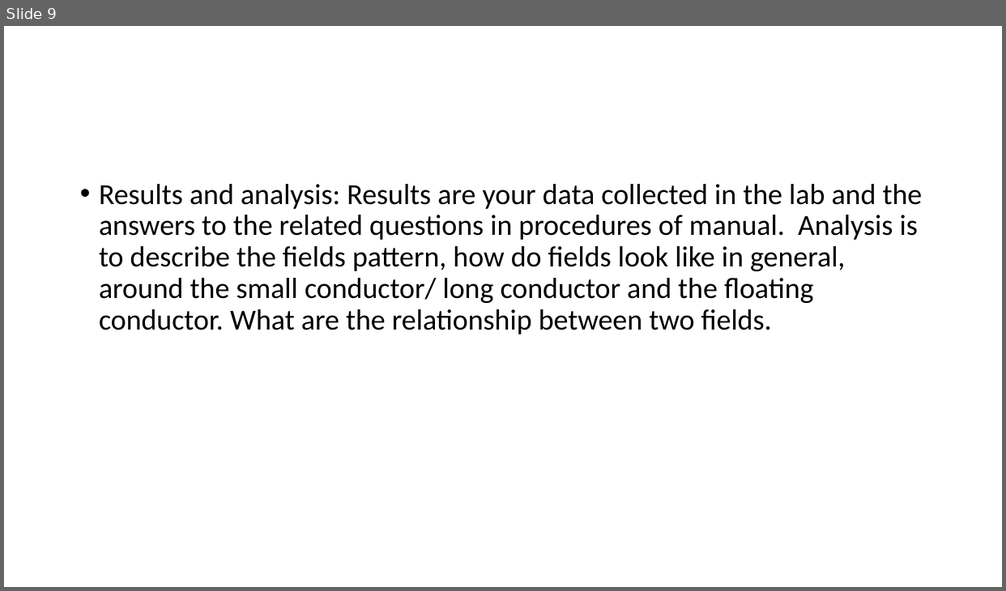
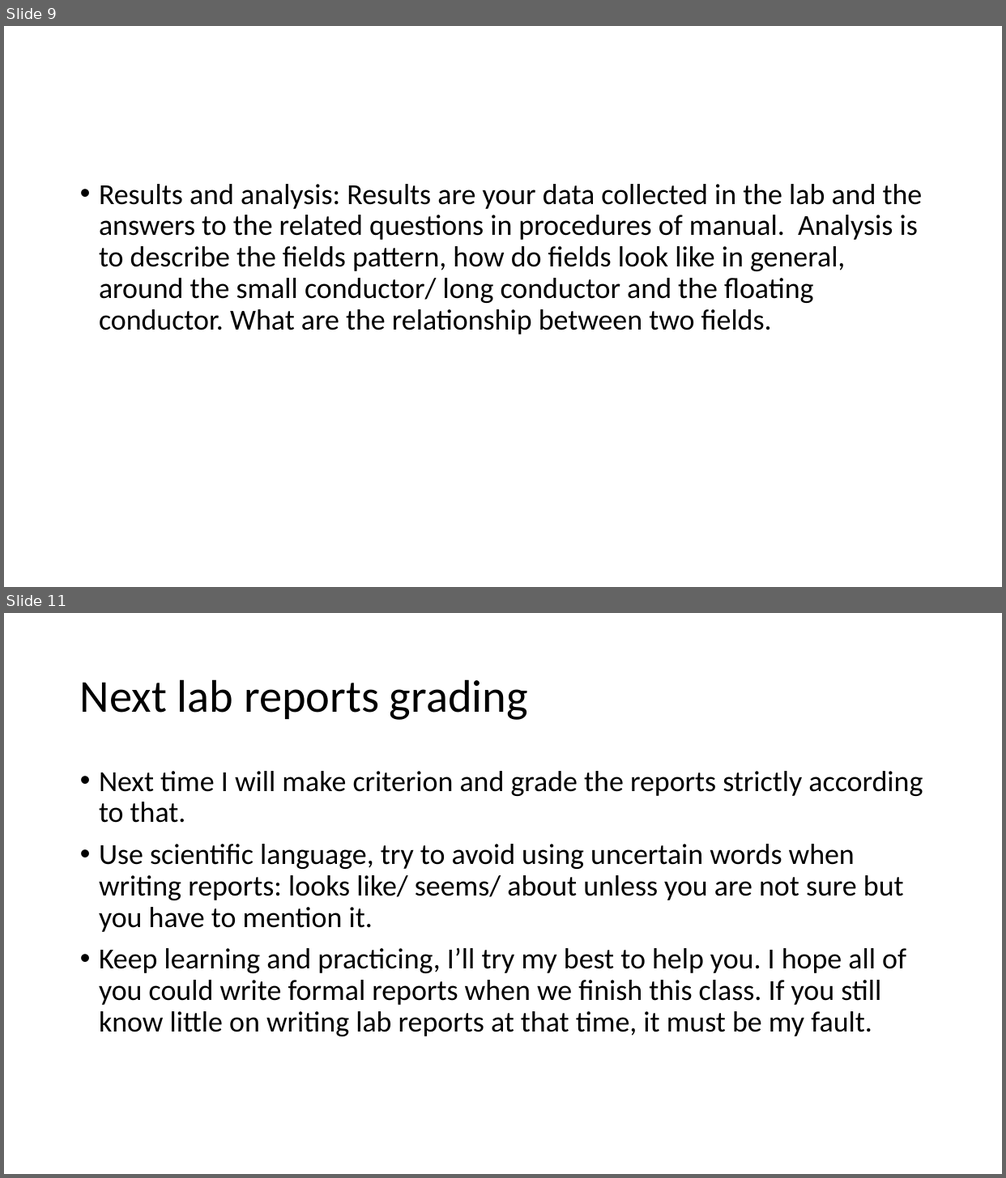
Before and after one commit to UML-Ionosphere-Plasmasphere-Modeling/Coupling-Model, a slide deck: Computational-books&papers/private/TA.pptx. Shown one above the other, each under a label of ours: slide 9 before the commit, slides 9 and 11 after it; the slides between them are not shown. The pictures are 1006x591 and 1006x1178 pixels, drawn with LibreOffice and Linux fonts; fonts in the diff are those of the drawing. Boxes give left, top, right and bottom in pixels: in the first picture for what was removed or moved away, otherwise in the second. Text is boxed around its words. In the diff, an @@ line names an element or a change of style, - is before the commit and + after.

```diff
--- a/Computational-books&papers/private/TA.pptx
+++ b/Computational-books&papers/private/TA.pptx
@@ slide 11 added at (4,613,1002,1174), background #FFFFFF @@
@@ title added at (80,679,528,720), 44 pt, text #000000 @@
+Next lab reports grading
@@ text added at (99,771,923,1037), 28 pt, text #000000 @@
+• Next time I will make criterion and grade the reports strictly according to that.
+• Use scientific language, try to avoid using uncertain words when writing reports: looks like/ seems/ about unless you are not sure but you have to mention it.
+• Keep learning and practicing, I’ll try my best to help you. I hope all of you could write formal reports when we finish this class. If you still know little on writing lab reports at that time, it must be my fault.
```
Also in this commit, not shown: 4 slides changed.
